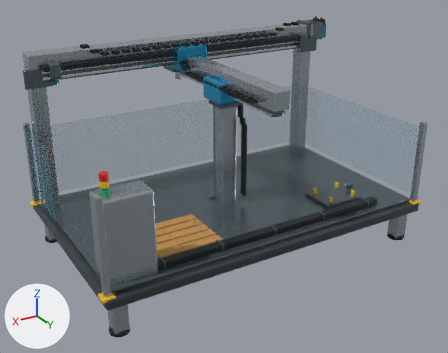
The Blender file assets/models/automation/palletizer-3axis-v2.blend, before and after one commit.
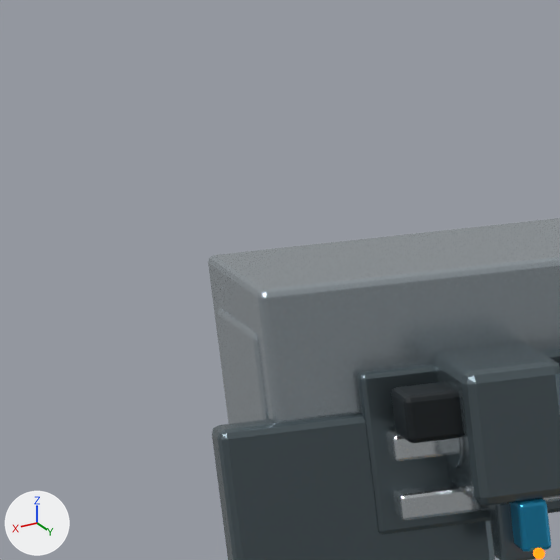
The first picture shows the older version from a camera (50 mm lens) standing at (9.57, 15.85, 9.3) and looking at (0.04, -0.02, 1.37). The close-ups show the older and then the newer version on the part from 0% to 13% of the width and 7% to 24% of the height of that picture. Only the edits that show in the close-ups are written down. Lighting does not change. The marker at lower left points along +X, +Y and +Z.

Objects in the first close-up: 'Column_5.0_Body', 'Column_Gusset_5.0', 'X_BallScrew_Cover', 'X_Beam_Body', 'X_Floating_Bearing_Block', 'X_LinearRail_1', 'X_LinearRail_2', 'X_Positive_Limit_Body', 'X_Positive_Limit_Bracket', 'X_Rail_Mounting_Face' and 2 more.
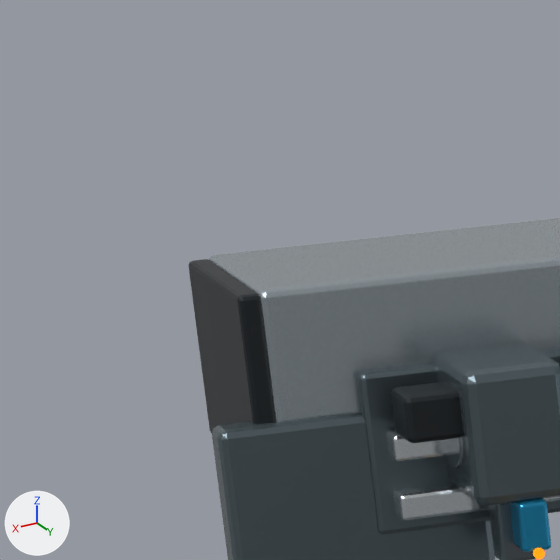
Changed parts and their boxes [x1, y1, x2, y2] in the close-ups (560 x 560 px):
'X_Beam_EndCap_5.25', added (black): after [189, 259, 275, 433]
'Column_5.0_Body', unchanged, covered by the edit: before [218, 308, 268, 423]

The change, as a list of edits to the scene's bpy script:
```text
Add me_cube_012_1:
    me_cube_012_1.from_pydata(...)  # 56 vertices, 54 faces; spans x -0.038..0.038, y -0.28..0.28, z -0.31..0.31
    me_cube_012_1.materials.append(mat_industrial_black)  # black #22292d
Add ob_x_beam_endcap_5_25:
    ob_x_beam_endcap_5_25 = bpy.data.objects.new('X_Beam_EndCap_5.25', me_cube_012_1)
    ob_x_beam_endcap_5_25.parent = ob_static_structure
    ob_x_beam_endcap_5_25.location = (5.25, 5.13, 2.72)
```
